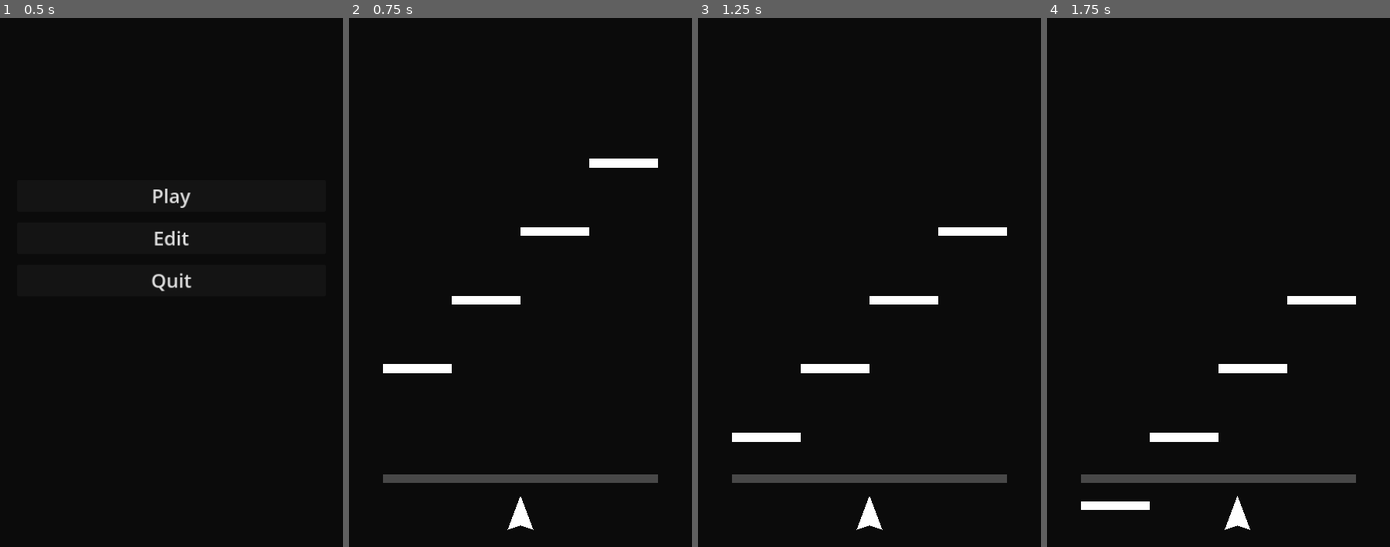
Above: before the commit, frames 1-4 (left to right).
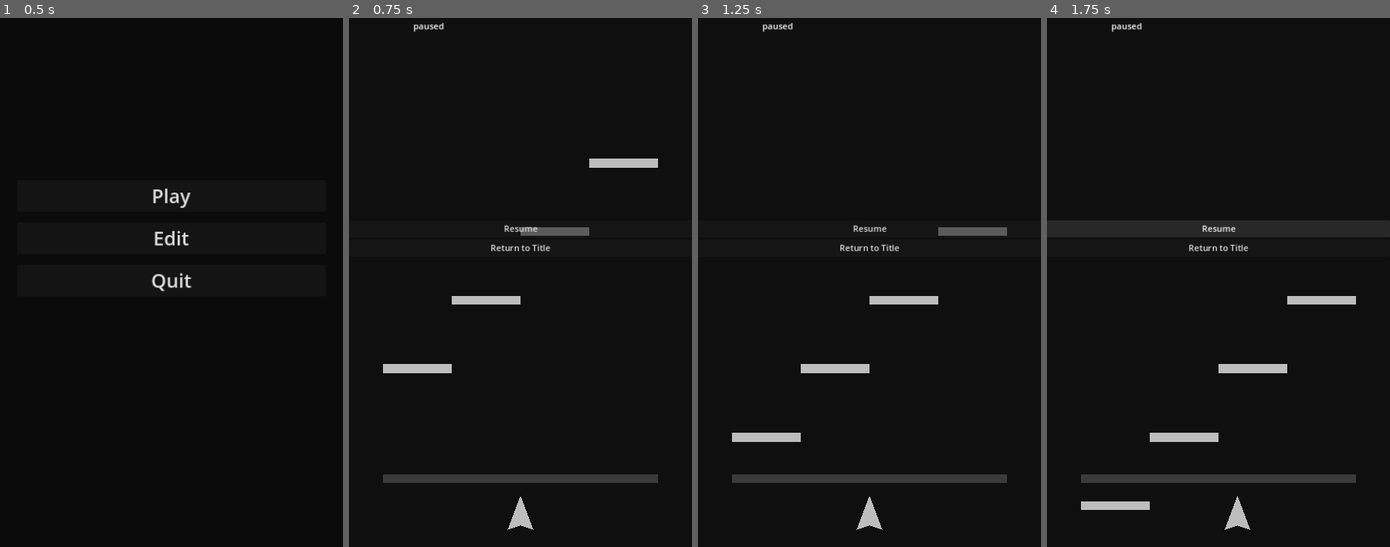
Above: after the commit, the same moments.

Repository: itsMapleLeaf/beat-breaker
Game: Godot game, scene res://title.tscn
Same seed, same stepped clock (60 frames per second), same inputs: the game is played once before the commit and once after it.
Inputs (mouse positions are in pixels of both pictures, inside the frame that each line leads up to):
- Up to frame 1 (0.5 s): no input
- Up to frame 2 (0.75 s): click "Play" at 0.5 s
- Up to frame 3 (1.25 s): no input
- Up to frame 4 (1.75 s): tap Enter at 1.25 s; move the mouse to (1235, 234) at 1.27 s

Frame 1 is identical in both runs. In frame 2, 1.8% of the frame differs, in the area x 9-91%, y 0-97%; in frame 3, 1.9%; in frame 4, 5.0%, in the area x 0-100%, y 0-97%.
Error after the commit: Parse Error: Could not find type "Playfield" in the current scope. (res://gameplay.gd:5)

Commit message:
extract pause overlay scene

Diff:
--- a/gameplay.gd
+++ b/gameplay.gd
@@ -1,31 +1,35 @@
 extends Node2D
 
-var paused := false
+const CURSOR_INPUT_SENSITIVITY := 2.0
 
-@onready var playfield: Node = %Playfield
-@onready var pause_overlay: CanvasLayer = %PauseOverlay
+@onready var playfield: Playfield = %Playfield
+@onready var pause_overlay: PauseOverlay = %PauseOverlay
+
 
 func _ready() -> void:
 	_unpause()
+	pause_overlay.resume.connect(_unpause)
 
-func _input(event: InputEvent) -> void:
+
+func _unhandled_input(event: InputEvent) -> void:
+	if event is InputEventMouseMotion:
+		playfield.cursor_position_input += event.relative.x * (CURSOR_INPUT_SENSITIVITY / 1000.0)
+
 	if event.is_action_pressed("ui_cancel"):
-		if paused:
-			_unpause()
-		else:
-			#_pause()
-			get_tree().quit()
+		_pause()
 
-func _pause():
-	paused = true
+
+func _unhandled_key_input(event: InputEvent) -> void:
+	if event is InputEventKey: if event.is_pressed() and not event.echo:
+		playfield.tap_note()
+
+
+func _pause() -> void:
+	get_tree().paused = true
+	pause_overlay.visible = true
 	Input.mouse_mode = Input.MOUSE_MODE_VISIBLE
-	playfield.process_mode = Node.PROCESS_MODE_DISABLED
-	pause_overlay.process_mode = Node.PROCESS_MODE_INHERIT
-	pause_overlay.visible = true
 
-func _unpause():
-	paused = false
+
+func _unpause() -> void:
+	pause_overlay.visible = false
 	Input.mouse_mode = Input.MOUSE_MODE_CAPTURED
-	playfield.process_mode = Node.PROCESS_MODE_INHERIT
-	pause_overlay.process_mode = Node.PROCESS_MODE_DISABLED
-	pause_overlay.visible = false
--- a/gameplay.tscn
+++ b/gameplay.tscn
@@ -1,7 +1,8 @@
-[gd_scene load_steps=3 format=3 uid="uid://g11mjkibsfki"]
+[gd_scene load_steps=4 format=3 uid="uid://g11mjkibsfki"]
 
 [ext_resource type="Script" path="res://gameplay.gd" id="1_e1yfs"]
 [ext_resource type="PackedScene" uid="uid://ck8ay8mi4qp70" path="res://playfield.tscn" id="2_d1mv6"]
+[ext_resource type="PackedScene" uid="uid://c07p4bcd812ge" path="res://pause_overlay.tscn" id="3_qdlsw"]
 
 [node name="Gameplay" type="Node2D"]
 script = ExtResource("1_e1yfs")
@@ -9,22 +10,7 @@
 [node name="Playfield" parent="." instance=ExtResource("2_d1mv6")]
 unique_name_in_owner = true
 position = Vector2(320, 1024)
+playing = true
 
-[node name="PauseOverlay" type="CanvasLayer" parent="."]
+[node name="PauseOverlay" parent="." instance=ExtResource("3_qdlsw")]
 unique_name_in_owner = true
-visible = false
-
-[node name="ColorRect" type="ColorRect" parent="PauseOverlay"]
-anchors_preset = 15
-anchor_right = 1.0
-anchor_bottom = 1.0
-grow_horizontal = 2
-grow_vertical = 2
-color = Color(0.0980392, 0.0980392, 0.0980392, 0.286275)
-
-[node name="Label" type="Label" parent="PauseOverlay"]
-offset_left = 120.0
-offset_top = 168.0
-offset_right = 177.0
-offset_bottom = 191.0
-text = "paused"
--- /dev/null
+++ b/pause_overlay.gd
@@ -0,0 +1,20 @@
+class_name PauseOverlay
+extends CanvasLayer
+
+signal resume
+
+
+func _unhandled_input(event: InputEvent) -> void:
+	if event.is_action_pressed("ui_cancel"):
+		get_viewport().set_input_as_handled()
+		_resume()
+
+
+func _on_return_to_title_button_down() -> void:
+	get_tree().paused = false
+	get_tree().change_scene_to_file("res://title.tscn")
+
+
+func _resume() -> void:
+	resume.emit()
+	get_tree().paused = false
--- /dev/null
+++ b/pause_overlay.tscn
@@ -0,0 +1,43 @@
+[gd_scene load_steps=2 format=3 uid="uid://c07p4bcd812ge"]
+
+[ext_resource type="Script" path="res://pause_overlay.gd" id="1_hiq43"]
+
+[node name="PauseOverlay" type="CanvasLayer"]
+process_mode = 2
+script = ExtResource("1_hiq43")
+
+[node name="ColorRect" type="ColorRect" parent="."]
+anchors_preset = 15
+anchor_right = 1.0
+anchor_bottom = 1.0
+grow_horizontal = 2
+grow_vertical = 2
+color = Color(0.0980392, 0.0980392, 0.0980392, 0.286275)
+
+[node name="VBoxContainer" type="VBoxContainer" parent="ColorRect"]
+layout_mode = 1
+anchors_preset = 15
+anchor_right = 1.0
+anchor_bottom = 1.0
+grow_horizontal = 2
+grow_vertical = 2
+alignment = 1
+
+[node name="Resume" type="Button" parent="ColorRect/VBoxContainer"]
+layout_mode = 2
+text = "Resume"
+
+[node name="ReturnToTitle" type="Button" parent="ColorRect/VBoxContainer"]
+layout_mode = 2
+text = "Return to Title
+"
+
+[node name="Label" type="Label" parent="."]
+offset_left = 120.0
+offset_top = 168.0
+offset_right = 177.0
+offset_bottom = 191.0
+text = "paused"
+
+[connection signal="button_down" from="ColorRect/VBoxContainer/Resume" to="." method="_resume"]
+[connection signal="button_down" from="ColorRect/VBoxContainer/ReturnToTitle" to="." method="_on_return_to_title_button_down"]
